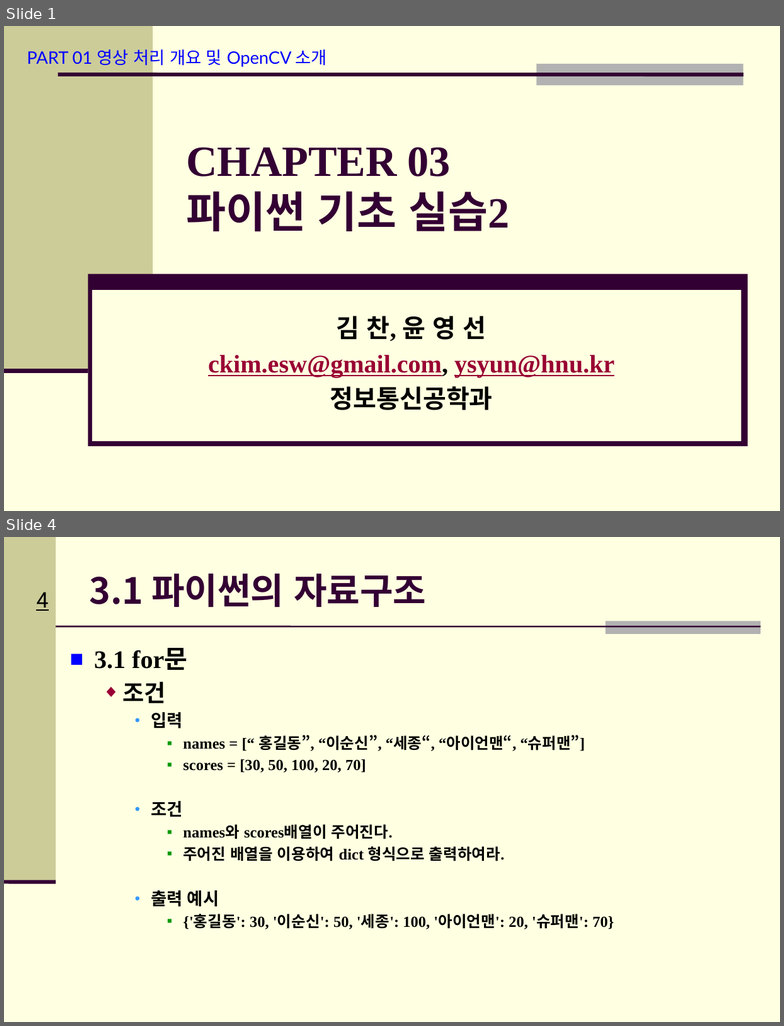
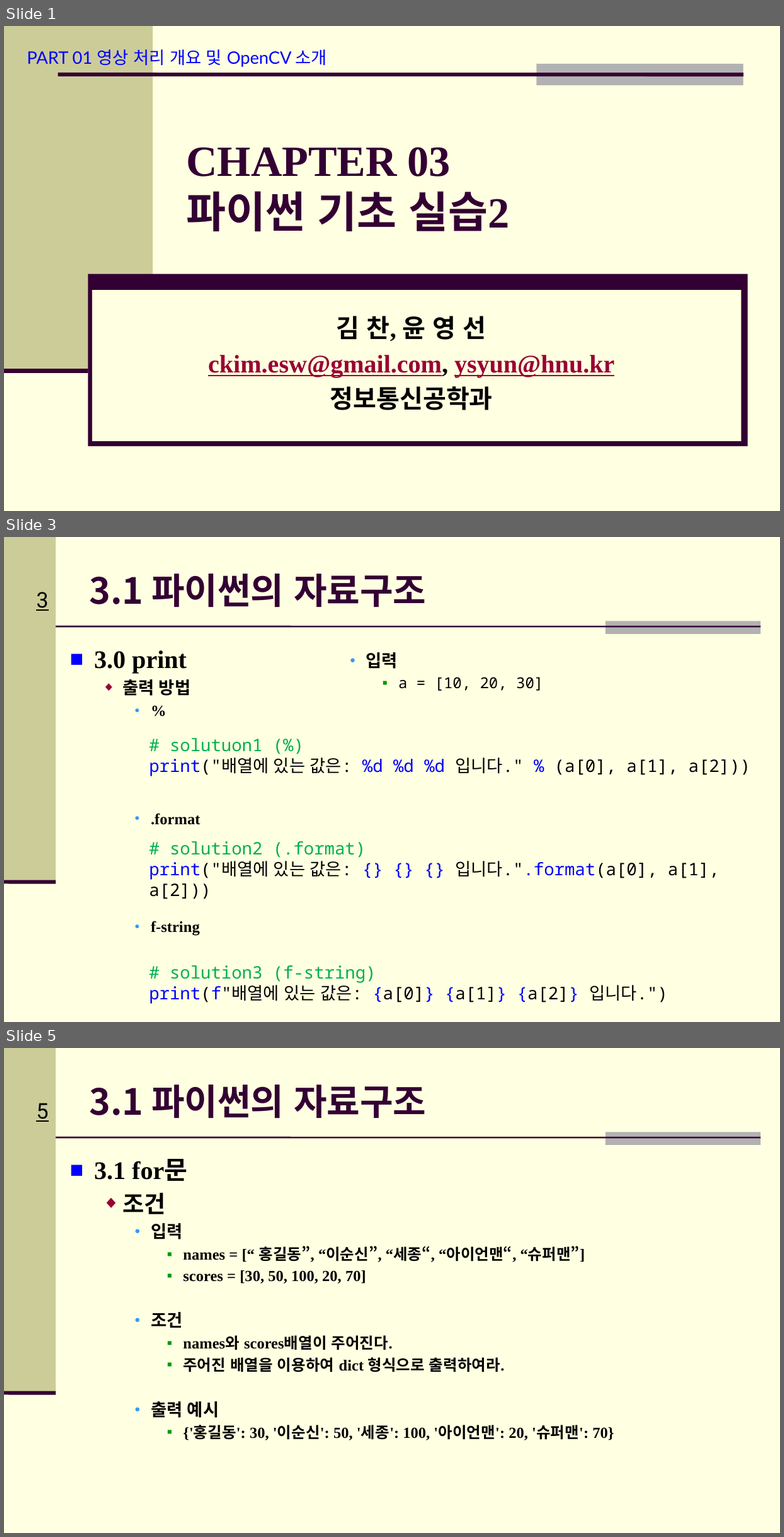
Before and after one commit to Hitbee-dev/OpenCV-Python, a slide deck: 2022-09-20/documents/CH_03_파이썬 기초_실습2.pptx. Shown one above the other, each under a label of ours: slides 1 and 4 before the commit, slides 1, 3 and 5 after it; the slides between them are not shown. The pictures are 784x1026 and 784x1537 pixels, drawn with LibreOffice and Linux fonts; fonts in the diff are those of the drawing; background and template pictures are left out. Boxes give left, top, right and bottom in pixels: in the first picture for what was removed or moved away, otherwise in the second. Text is boxed around its words. In the diff, an @@ line names an element or a change of style, - is before the commit and + after.

```diff
--- a/2022-09-20/documents/CH_03_파이썬 기초_실습2.pptx
+++ b/2022-09-20/documents/CH_03_파이썬 기초_실습2.pptx
@@ slide 3 added at box(4, 537, 780, 1022), background #FFFFE1; not listed: 5 template elements that a slide beside it also shows @@
@@ title added at box(90, 574, 426, 607), 33.3 pt, text #330033, bold @@
+3.1 파이썬의 자료구조
@@ text added at box(94, 650, 200, 936), 14.3 pt, text #000000, bold @@
+■ 3.0 print
+  ◆ 출력 방법
+    ● %
+    ● .format
+    ● f-string
@@ text added at box(366, 652, 543, 691), 14 pt, text #000000 @@
+    ● 입력
+      ▪ a = [10, 20, 30]
@@ text added at box(149, 738, 751, 1004), 16 pt, text #000000 @@
+# solutuon1 (%)
+print("배열에 있는 값은: %d %d %d 입니다." % (a[0], a[1], a[2]))
+# solution2 (.format)
+print("배열에 있는 값은: {} {} {} 입니다.".format(a[0], a[1], a[2]))
+# solution3 (f-string)
+print(f"배열에 있는 값은: {a[0]} {a[1]} {a[2]} 입니다.")
@@ what was slide 4 is now slide 5 @@
@@ page number at box(36, 1103, 48, 1122): text changed @@
-4
+5
```
Also in this commit, not shown: 3 slides changed, 2 other slides added, 1 other file.
